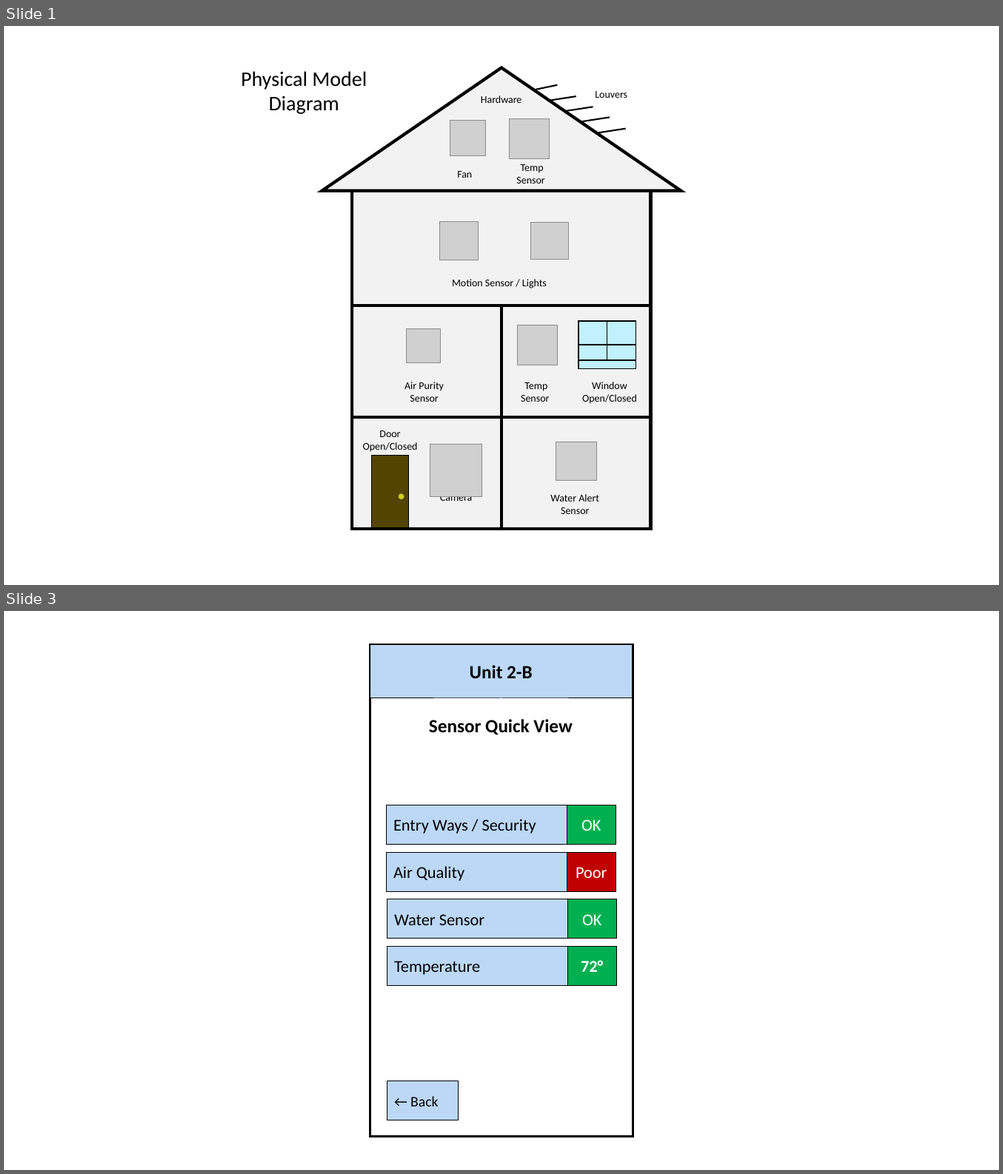
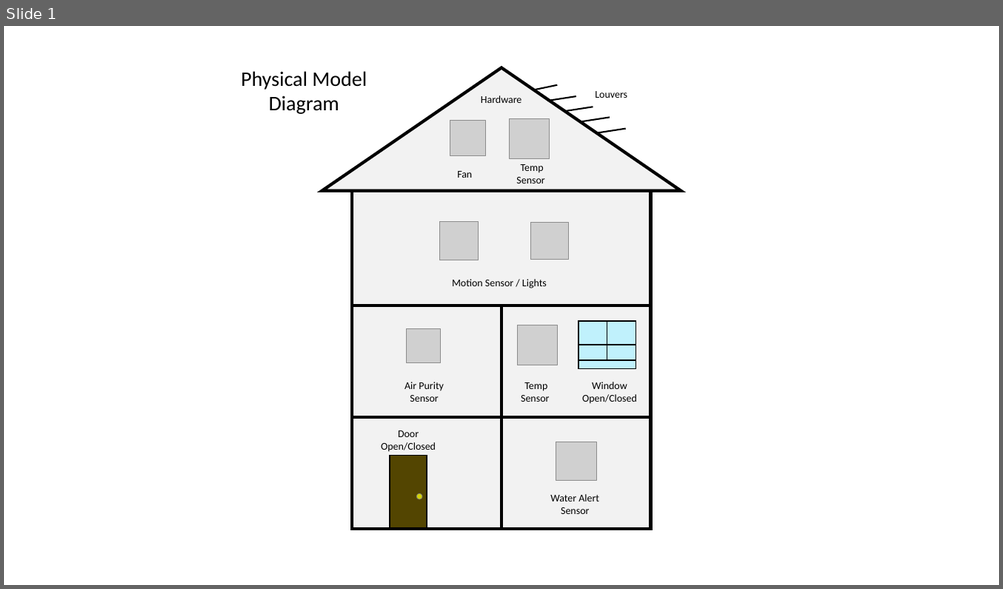
Before and after one commit to TP0948/Senior-Design-Automation, a slide deck: Wireframes/Housing Diagram.pptx. Shown one above the other, each under a label of ours: slides 1 and 3 before the commit, slide 1 after it; the slides between them are not shown. The pictures are 1003x1174 and 1003x589 pixels, drawn with LibreOffice and Linux fonts; fonts in the diff are those of the drawing; grey boxes stand for pictures. Boxes give left, top, right and bottom in pixels: in the first picture for what was removed or moved away, otherwise in the second. Text is boxed around its words. In the diff, an @@ line names an element or a change of style, - is before the commit and + after.

```diff
--- a/Wireframes/Housing Diagram.pptx
+++ b/Wireframes/Housing Diagram.pptx
@@ slide 3 removed at (4,611,999,1170), background #FFFFFF @@
@@ rectangle removed at (370,644,633,1137) @@
@@ rectangle removed at (370,644,632,698) @@
-Unit 2-B
@@ text removed at (429,719,572,735) @@
-Sensor Quick View
@@ rectangle removed at (386,805,615,845) @@
-Entry Ways / Security
@@ rectangle removed at (566,805,616,845) @@
-OK
@@ rectangle removed at (386,853,615,892) @@
-Air Quality
@@ rectangle removed at (566,853,616,892) @@
-Poor
@@ rectangle removed at (387,900,616,940) @@
-Water Sensor
@@ rectangle removed at (567,900,617,940) @@
-OK
@@ rectangle removed at (387,947,616,986) @@
-Temperature
@@ rectangle removed at (567,947,617,986) @@
-72°
@@ rectangle removed at (387,1082,458,1122) @@
-← Back
@@ slide 1 changed as well @@
@@ picture removed at (430,445,482,497) @@
@@ 1 text, 1 rectangle, 1 ellipse: place and size @@
-1 text, 1 rectangle, 1 ellipse at (363,431,418,528)
+1 text, 1 rectangle, 1 ellipse at (381,431,435,528)
@@ text removed at (440,497,472,501) @@
-Camera
```
Also in this commit, not shown: 3 other slides removed, 2 other files.
